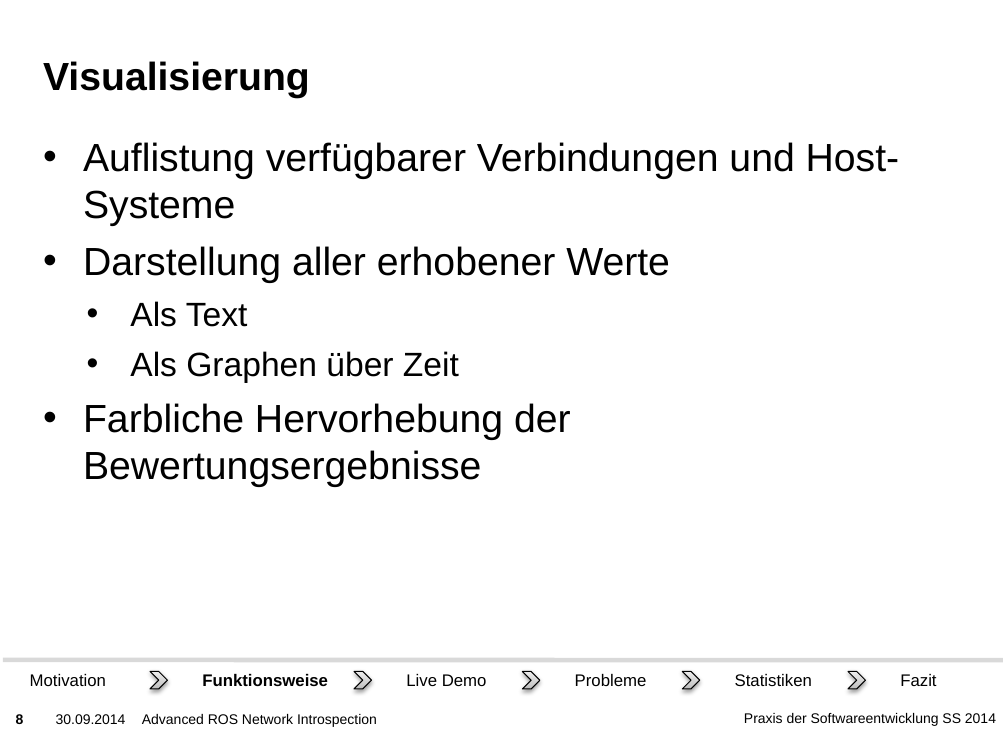
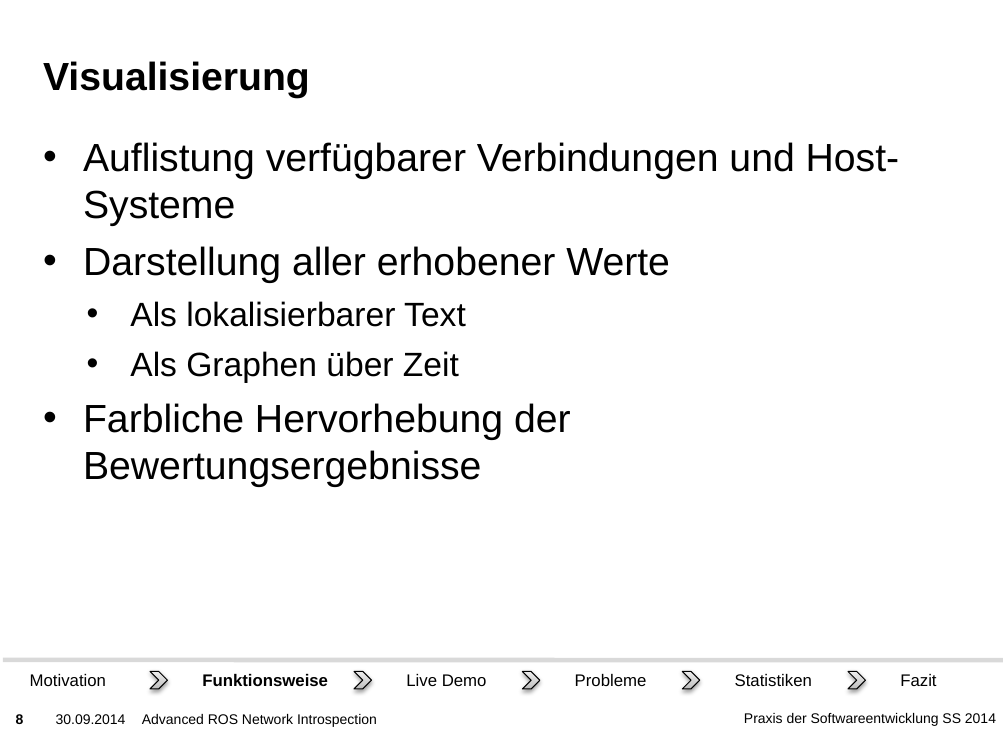
Before and after one commit to ROS-PSE/Documents, a slide deck: slide 8 of Präsentation/Präsentation.pptx. Drawn at 1008x756 pixels with LibreOffice and Linux fonts; fonts in the diff are those of the drawing; background and template pictures are left out. Boxes give left, top, right and bottom in pixels: in the first picture for what was removed or moved away, otherwise in the second. Text is boxed around its words. In the diff, an @@ line names an element or a change of style, - is before the commit and + after.

```diff
--- a/Präsentation/Präsentation.pptx
+++ b/Präsentation/Präsentation.pptx
@@ text at <box>130,301,466,327</box>: text changed @@
-  • Als Text
+  • Als lokalisierbarer Text
```
Also in this commit, not shown: 1 other file.
